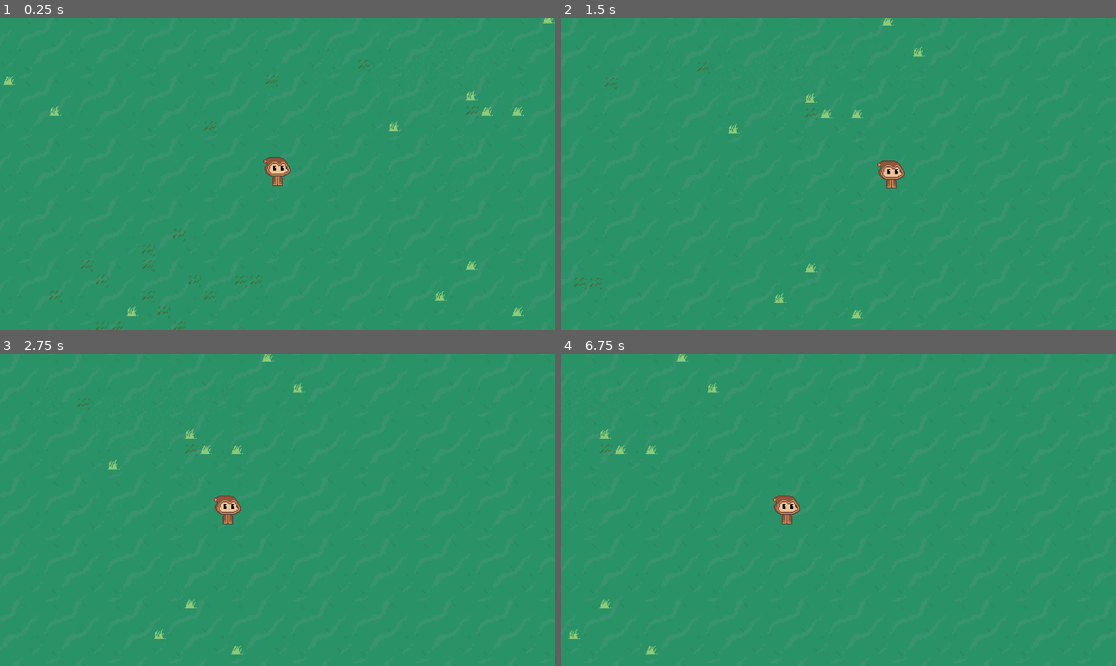
Above: before the commit, frames 1-4 (two rows, left to right).
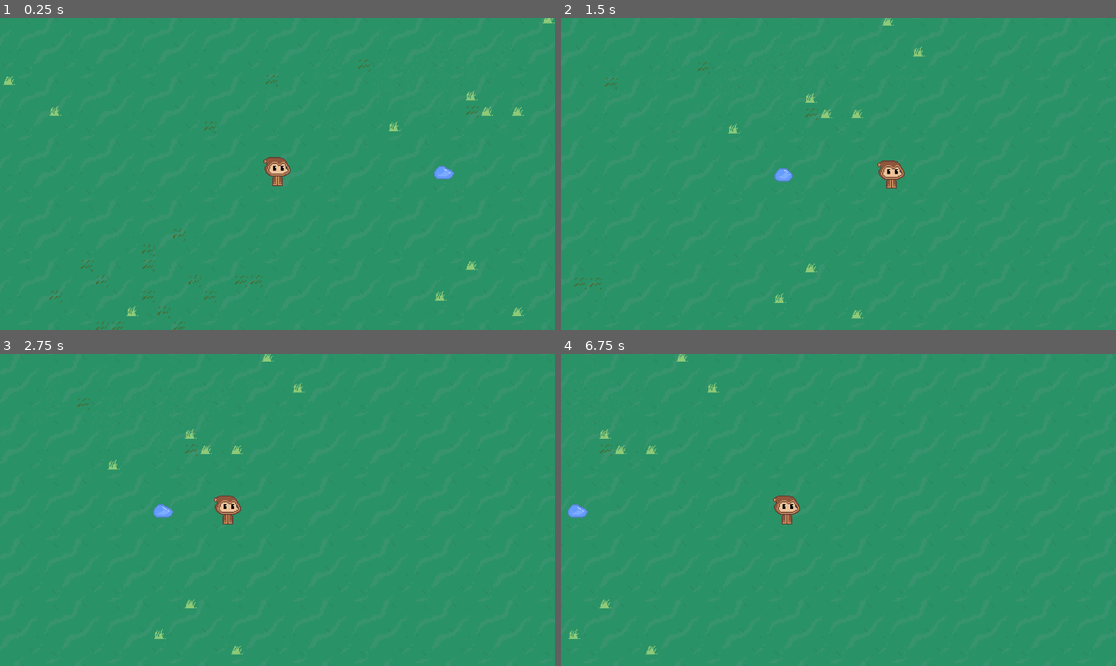
Above: after the commit, the same moments.

Repository: twixt7-sys/project_gameDev
Game: Godot game, scene res://Scenes/game.tscn
Same seed, same stepped clock (60 frames per second), same inputs: the game is played once before the commit and once after it.
Inputs:
- Up to frame 1 (0.25 s): no input
- Up to frame 2 (1.5 s): tap Enter (ui_accept) at 0.5, 0.77 s; hold Right (ui_right) from 0.53 s (still down)
- Up to frame 3 (2.75 s): tap Enter (ui_accept) at 1.52 s; release Right (ui_right) at 2.03 s; hold Left (ui_left) from 2.03 s (still down)
- Up to frame 4 (6.75 s): release Left (ui_left) at 2.78 s; hold Right (ui_right) 2.78-4.28 s; tap Enter (ui_accept) at 3.02, 3.77, 4.52, 6.02 s; hold Left (ui_left) 4.28-5.03 s; hold Right (ui_right) 5.03-5.78 s; hold Left (ui_left) from 5.78 s (still down)

The runs differ from the first frame. In frame 1, 0.1% of the frame differs, in the area x 78-82%, y 47-52%; in frame 2, 0.1%; in frame 3, 0.1%, in the area x 27-32%, y 48-53%; in frame 4, 0.1%.

Commit message:
Implemented Composition
Added:
- Attack Component
- Health Component
- Hitbox Component
- Weapon Scene

Diff:
--- /dev/null
+++ b/jaia_v2/Scenes/attack_component.tscn
@@ -0,0 +1,6 @@
+[gd_scene load_steps=2 format=3 uid="uid://qt5cecngx0pg"]
+
+[ext_resource type="Script" uid="uid://q1mg3qdh7bl" path="res://Scripts/attack_component.gd" id="1_sn2ne"]
+
+[node name="AttackComponent" type="Node2D"]
+script = ExtResource("1_sn2ne")
--- /dev/null
+++ b/jaia_v2/Scenes/blue_slime.tscn
@@ -0,0 +1,62 @@
+[gd_scene load_steps=10 format=3 uid="uid://bqd87t7tel1pd"]
+
+[ext_resource type="PackedScene" uid="uid://cggm1jirx0rcn" path="res://Scenes/health_component.tscn" id="1_032yx"]
+[ext_resource type="PackedScene" uid="uid://nghnyc6omo25" path="res://Scenes/hitbox_component.tscn" id="2_15glr"]
+[ext_resource type="Texture2D" uid="uid://7qvs63p8esp" path="res://Assets/Entities/slime.png" id="3_e7rq5"]
+
+[sub_resource type="CapsuleShape2D" id="CapsuleShape2D_is1k4"]
+radius = 7.0
+height = 18.0
+
+[sub_resource type="AtlasTexture" id="AtlasTexture_02tk4"]
+atlas = ExtResource("3_e7rq5")
+region = Rect2(0, 0, 32, 32)
+
+[sub_resource type="AtlasTexture" id="AtlasTexture_1s0e8"]
+atlas = ExtResource("3_e7rq5")
+region = Rect2(32, 0, 32, 32)
+
+[sub_resource type="AtlasTexture" id="AtlasTexture_6bqke"]
+atlas = ExtResource("3_e7rq5")
+region = Rect2(64, 0, 32, 32)
+
+[sub_resource type="AtlasTexture" id="AtlasTexture_gqltv"]
+atlas = ExtResource("3_e7rq5")
+region = Rect2(96, 0, 32, 32)
+
+[sub_resource type="SpriteFrames" id="SpriteFrames_unihl"]
+animations = [{
+"frames": [{
+"duration": 1.0,
+"texture": SubResource("AtlasTexture_02tk4")
+}, {
+"duration": 1.0,
+"texture": SubResource("AtlasTexture_1s0e8")
+}, {
+"duration": 1.0,
+"texture": SubResource("AtlasTexture_6bqke")
+}, {
+"duration": 1.0,
+"texture": SubResource("AtlasTexture_gqltv")
+}],
+"loop": true,
+"name": &"default",
+"speed": 5.0
+}]
+
+[node name="Blue Slime" type="Node2D"]
+
+[node name="HealthComponent" parent="." instance=ExtResource("1_032yx")]
+MAX_HEALTH = 50
+
+[node name="HitboxComponent" parent="." instance=ExtResource("2_15glr")]
+
+[node name="CollisionShape2D" type="CollisionShape2D" parent="HitboxComponent"]
+rotation = 1.5708
+shape = SubResource("CapsuleShape2D_is1k4")
+
+[node name="AnimatedSprite2D" type="AnimatedSprite2D" parent="."]
+position = Vector2(0, -1)
+sprite_frames = SubResource("SpriteFrames_unihl")
+autoplay = "default"
+frame_progress = 0.769299
--- a/jaia_v2/Scenes/game.tscn
+++ b/jaia_v2/Scenes/game.tscn
@@ -7,6 +7,7 @@
 [ext_resource type="Texture2D" uid="uid://dr5f4iautjyc5" path="res://Assets/Tiles/smallgrass.png" id="2_wowpa"]
 [ext_resource type="Script" uid="uid://dmqh5lbfk7ae1" path="res://Scripts/entities.gd" id="4_1l0tm"]
 [ext_resource type="Script" uid="uid://d2ysfgxy2h1b2" path="res://Scripts/player.gd" id="6_1l0tm"]
+[ext_resource type="PackedScene" uid="uid://bqd87t7tel1pd" path="res://Scenes/blue_slime.tscn" id="7_v158k"]
 
 [sub_resource type="TileSetAtlasSource" id="TileSetAtlasSource_i6g32"]
 texture = ExtResource("1_3dryh")
@@ -71,6 +72,9 @@
 script = ExtResource("6_1l0tm")
 entity = NodePath("..")
 
+[node name="Blue Slime" parent="Entities" instance=ExtResource("7_v158k")]
+position = Vector2(171, -8)
+
 [node name="Camera2D" type="Camera2D" parent="."]
 zoom = Vector2(2, 2)
 script = ExtResource("2_e2o6t")
--- /dev/null
+++ b/jaia_v2/Scenes/health_component.tscn
@@ -0,0 +1,6 @@
+[gd_scene load_steps=2 format=3 uid="uid://cggm1jirx0rcn"]
+
+[ext_resource type="Script" uid="uid://c15cp0qaqc0b1" path="res://Scripts/health_component.gd" id="1_yf5fb"]
+
+[node name="HealthComponent" type="Node2D"]
+script = ExtResource("1_yf5fb")
--- /dev/null
+++ b/jaia_v2/Scenes/hitbox_component.tscn
@@ -0,0 +1,7 @@
+[gd_scene load_steps=2 format=3 uid="uid://nghnyc6omo25"]
+
+[ext_resource type="Script" uid="uid://cek58lwchduwi" path="res://Scripts/hitbox_component.gd" id="1_4ww2r"]
+
+[node name="HitboxComponent" type="Area2D" node_paths=PackedStringArray("health_component")]
+script = ExtResource("1_4ww2r")
+health_component = NodePath("")
--- a/jaia_v2/Scenes/player.tscn
+++ b/jaia_v2/Scenes/player.tscn
@@ -1,6 +1,9 @@
-[gd_scene load_steps=17 format=3 uid="uid://06ku2xjrc8yo"]
+[gd_scene load_steps=20 format=3 uid="uid://06ku2xjrc8yo"]
 
 [ext_resource type="Texture2D" uid="uid://ruib6ygh514g" path="res://Assets/Entities/player.png" id="1_4flbx"]
+[ext_resource type="PackedScene" uid="uid://cggm1jirx0rcn" path="res://Scenes/health_component.tscn" id="2_vgqql"]
+[ext_resource type="PackedScene" uid="uid://qt5cecngx0pg" path="res://Scenes/attack_component.tscn" id="3_fkybt"]
+[ext_resource type="PackedScene" uid="uid://nghnyc6omo25" path="res://Scenes/hitbox_component.tscn" id="4_x3wgy"]
 
 [sub_resource type="AtlasTexture" id="AtlasTexture_onrkg"]
 atlas = ExtResource("1_4flbx")
@@ -131,3 +134,9 @@
 [node name="CollisionShape2D" type="CollisionShape2D" parent="."]
 position = Vector2(0, 1)
 shape = SubResource("CapsuleShape2D_u1c27")
+
+[node name="HealthComponent" parent="." instance=ExtResource("2_vgqql")]
+
+[node name="AttackComponent" parent="." instance=ExtResource("3_fkybt")]
+
+[node name="HitboxComponent" parent="." instance=ExtResource("4_x3wgy")]
--- /dev/null
+++ b/jaia_v2/Scenes/weapon.tscn
@@ -0,0 +1,79 @@
+[gd_scene load_steps=13 format=3 uid="uid://dtbtv4flj6rbj"]
+
+[ext_resource type="Script" uid="uid://cek58lwchduwi" path="res://Scripts/hitbox_component.gd" id="1_e1ly8"]
+[ext_resource type="PackedScene" uid="uid://nghnyc6omo25" path="res://Scenes/hitbox_component.tscn" id="2_l036s"]
+[ext_resource type="Texture2D" uid="uid://cfruewjqs2qxq" path="res://Assets/Effects/slash.png" id="3_7imee"]
+
+[sub_resource type="RectangleShape2D" id="RectangleShape2D_mql6x"]
+size = Vector2(20, 31)
+
+[sub_resource type="AtlasTexture" id="AtlasTexture_5ufyc"]
+atlas = ExtResource("3_7imee")
+region = Rect2(0, 0, 32, 32)
+
+[sub_resource type="AtlasTexture" id="AtlasTexture_hq8hb"]
+atlas = ExtResource("3_7imee")
+region = Rect2(32, 0, 32, 32)
+
+[sub_resource type="AtlasTexture" id="AtlasTexture_sdh2e"]
+atlas = ExtResource("3_7imee")
+region = Rect2(64, 0, 32, 32)
+
+[sub_resource type="AtlasTexture" id="AtlasTexture_mxn8f"]
+atlas = ExtResource("3_7imee")
+region = Rect2(96, 0, 32, 32)
+
+[sub_resource type="AtlasTexture" id="AtlasTexture_1ho11"]
+atlas = ExtResource("3_7imee")
+region = Rect2(128, 0, 32, 32)
+
+[sub_resource type="AtlasTexture" id="AtlasTexture_1bhi5"]
+atlas = ExtResource("3_7imee")
+region = Rect2(160, 0, 32, 32)
+
+[sub_resource type="AtlasTexture" id="AtlasTexture_mfbv8"]
+atlas = ExtResource("3_7imee")
+region = Rect2(192, 0, 32, 32)
+
+[sub_resource type="SpriteFrames" id="SpriteFrames_gv2dx"]
+animations = [{
+"frames": [{
+"duration": 1.0,
+"texture": SubResource("AtlasTexture_5ufyc")
+}, {
+"duration": 1.0,
+"texture": SubResource("AtlasTexture_hq8hb")
+}, {
+"duration": 1.0,
+"texture": SubResource("AtlasTexture_sdh2e")
+}, {
+"duration": 1.0,
+"texture": SubResource("AtlasTexture_mxn8f")
+}, {
+"duration": 1.0,
+"texture": SubResource("AtlasTexture_1ho11")
+}, {
+"duration": 1.0,
+"texture": SubResource("AtlasTexture_1bhi5")
+}, {
+"duration": 1.0,
+"texture": SubResource("AtlasTexture_mfbv8")
+}],
+"loop": false,
+"name": &"default",
+"speed": 10.0
+}]
+
+[node name="Weapon" type="Node2D"]
+script = ExtResource("1_e1ly8")
+
+[node name="HitboxComponent" parent="." instance=ExtResource("2_l036s")]
+
+[node name="CollisionShape2D" type="CollisionShape2D" parent="HitboxComponent"]
+position = Vector2(-6, -0.5)
+shape = SubResource("RectangleShape2D_mql6x")
+
+[node name="AnimatedSprite2D" type="AnimatedSprite2D" parent="."]
+sprite_frames = SubResource("SpriteFrames_gv2dx")
+frame = 6
+frame_progress = 1.0
--- /dev/null
+++ b/jaia_v2/Scripts/attack_component.gd
@@ -0,0 +1,17 @@
+class_name AttackComponent
+
+extends Node2D
+
+@export var ATTACK_DMG := 10.0
+@export var KNOCKBACK_FORCE := 5.0
+@export var STUN_TIME := 1.5
+@export var ATTACK_POSITION := Vector2(50, 0)
+
+var attack_damage: float
+var knockback_force: float
+var stun_time: float
+
+func _ready() -> void:
+	attack_damage = ATTACK_DMG
+	knockback_force = KNOCKBACK_FORCE
+	stun_time = STUN_TIME
--- /dev/null
+++ b/jaia_v2/Scripts/health_component.gd
@@ -0,0 +1,14 @@
+class_name HealthComponent
+
+extends Node2D
+
+@export var MAX_HEALTH := 100
+var health: float
+
+func _ready() -> void:
+	health = MAX_HEALTH
+
+func damage(attack: AttackComponent):
+	health -= attack.attack_damage
+	if health <= 0:
+		get_parent().queue_free()
--- /dev/null
+++ b/jaia_v2/Scripts/hitbox_component.gd
@@ -0,0 +1,9 @@
+class_name HitboxComponent
+
+extends Area2D
+
+@export var health_component: HealthComponent
+
+func damage(attack: AttackComponent):
+	if health_component:
+		health_component.damage(attack)
--- /dev/null
+++ b/jaia_v2/Scripts/weapon.gd
@@ -0,0 +1,16 @@
+extends Node2D
+
+var attack_damage := 10.0
+var knockback_force := 100.0
+var stun_time := 1.5
+
+func _on_hitbox_area_entered(area):
+	if area is HitboxComponent:
+		var hitbox: HitboxComponent = area
+		var attack = AttackComponent.new()
+		attack.attack_damage = attack_damage
+		attack.knockback_force = knockback_force
+		attack.attack_position = global_position
+		attack.stun_time = stun_time
+
+		hitbox.damage(attack)
Not shown: 1 places in jaia_v2/Scenes/game.tscn that only renumber resources
Not shown, added: jaia_v2/Scripts/attack_component.gd.uid
Not shown, added: jaia_v2/Scripts/health_component.gd.uid
Not shown, added: jaia_v2/Scripts/hitbox_component.gd.uid
Not shown, added: jaia_v2/Scripts/weapon.gd.uid
